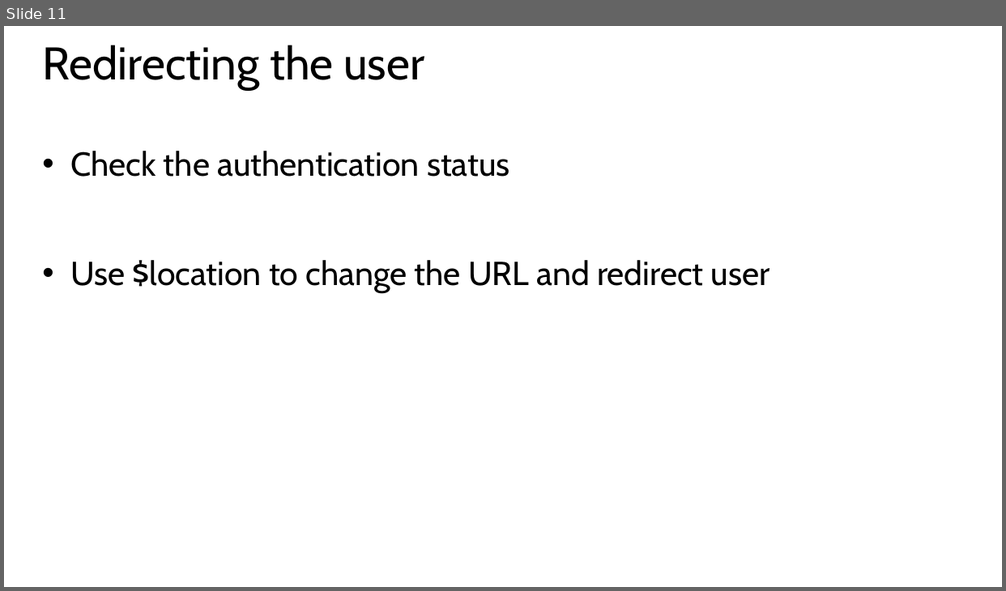
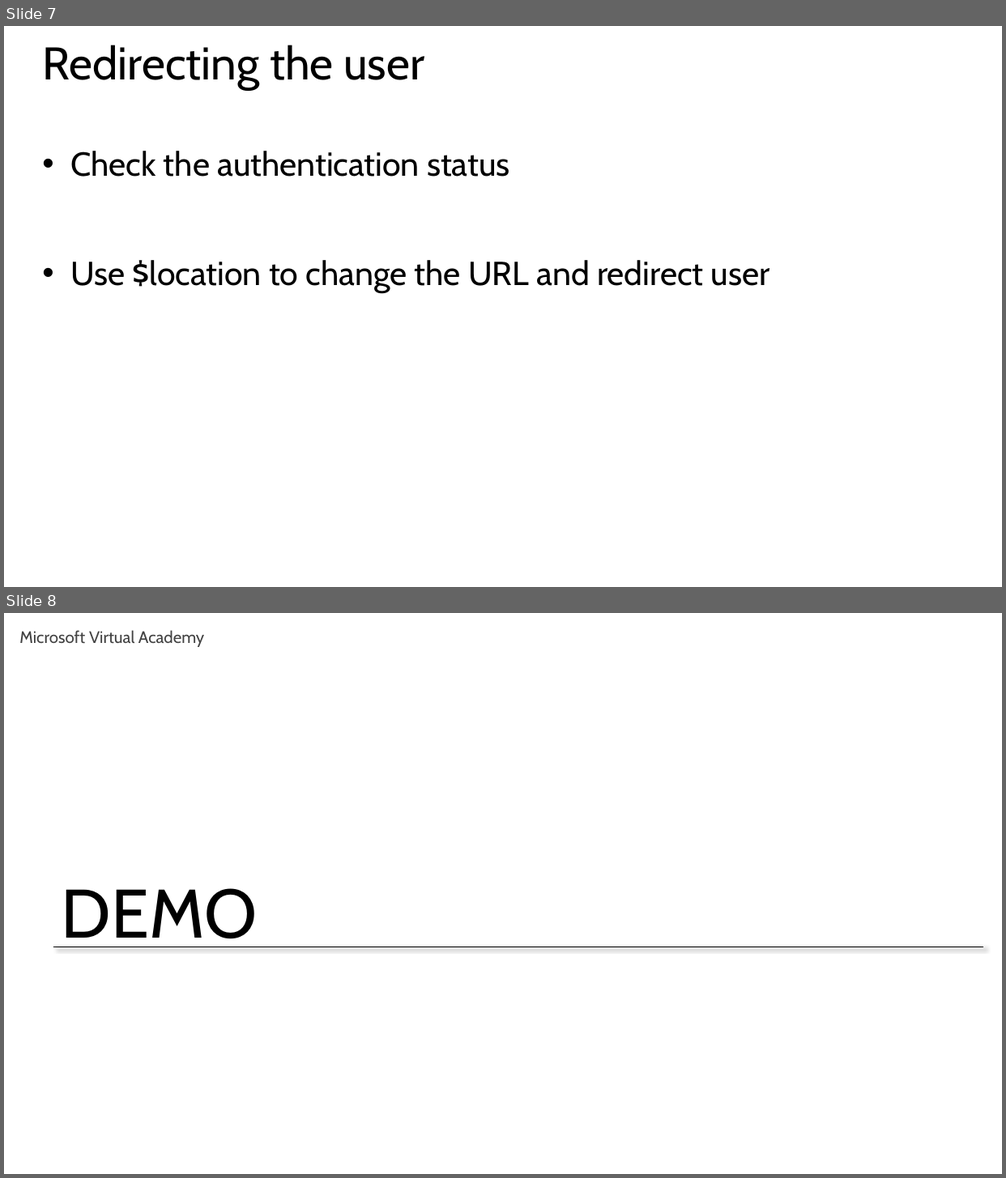
Before and after one commit to hwz/chirp, a slide deck: slides/module5.pptx. Shown one above the other, each under a label of ours: slide 11 before the commit, slides 7 and 8 after it. The pictures are 1006x591 and 1006x1178 pixels, drawn with LibreOffice and Linux fonts; fonts in the diff are those of the drawing. Boxes give left, top, right and bottom in pixels: in the first picture for what was removed or moved away, otherwise in the second. Text is boxed around its words. In the diff, an @@ line names an element or a change of style, - is before the commit and + after.

```diff
--- a/slides/module5.pptx
+++ b/slides/module5.pptx
@@ slide 8 added at (x1=4, y1=613, x2=1002, y2=1174), background #FFFFFF @@
@@ text added at (x1=19, y1=630, x2=204, y2=647), 16 pt, text #404040 @@
+Microsoft Virtual Academy
@@ text added at (x1=62, y1=888, x2=258, y2=948), 66 pt, text #000000 @@
+DEMO
@@ line added from (54, 947) to (984, 947), #000000 0.75 pt @@
@@ what was slide 11 is now slide 7 @@
```
Also in this commit, not shown: 1 slide changed, 2 other slides added, 1 slide removed, 23 other files.
